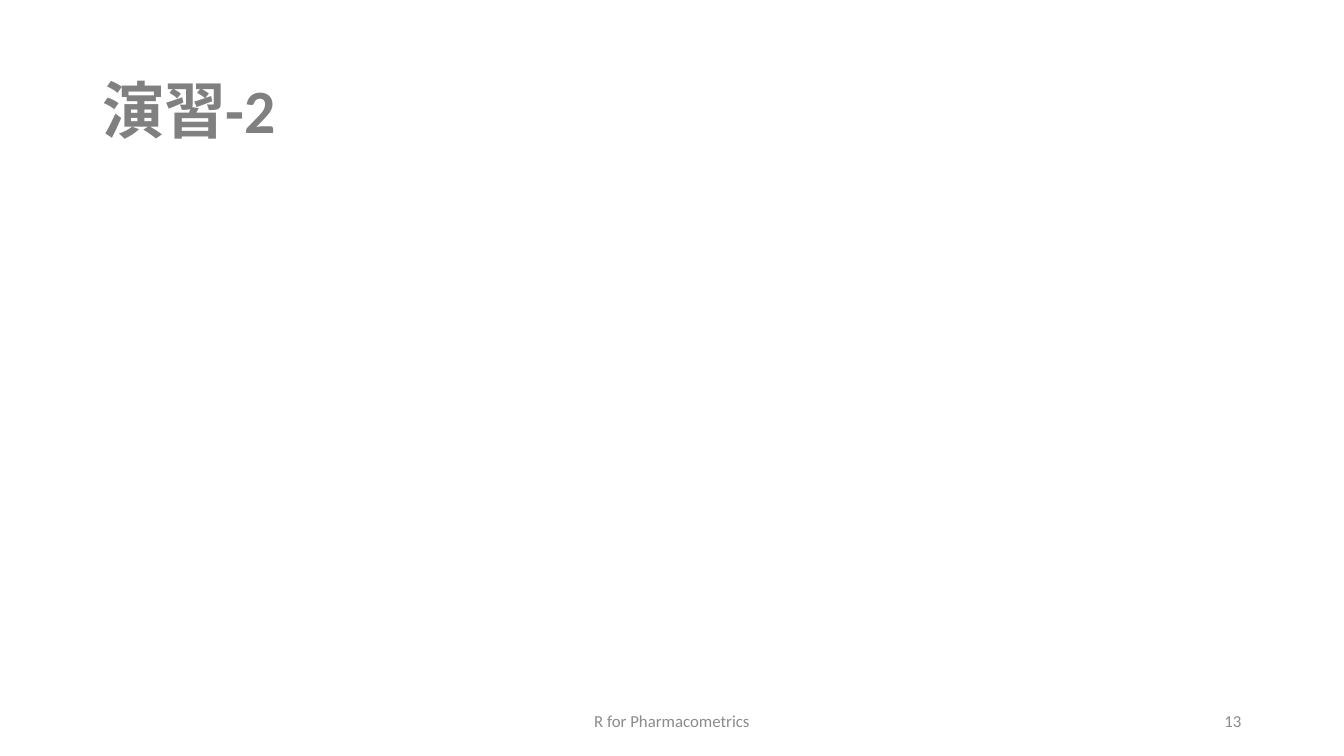
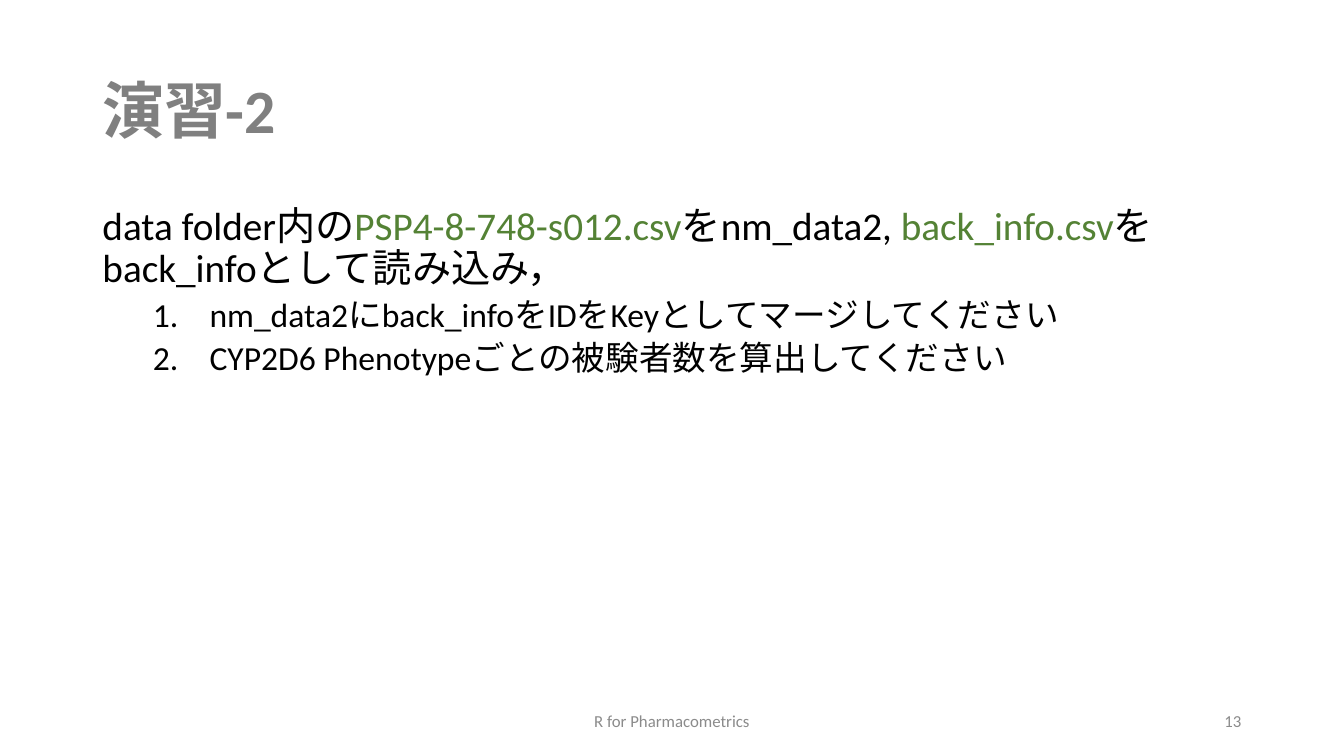
Before and after one commit to MasatoFukae/R-for-PMx, a slide deck: slide 13 of sample/1_data_handling.pptx. Drawn at 1344x756 pixels with LibreOffice and Linux fonts; fonts in the diff are those of the drawing. Boxes give left, top, right and bottom in pixels: in the first picture for what was removed or moved away, otherwise in the second. Text is boxed around its words. In the diff, an @@ line names an element or a change of style, - is before the commit and + after.

```diff
--- a/sample/1_data_handling.pptx
+++ b/sample/1_data_handling.pptx
@@ text added at <box>102,207,1153,376</box>, 28 pt, text #000000 @@
+data folder内のPSP4-8-748-s012.csvをnm_data2, back_info.csvをback_infoとして読み込み，
+  1. nm_data2にback_infoをIDをKeyとしてマージしてください
+  2. CYP2D6 Phenotypeごとの被験者数を算出してください
```
Also in this commit, not shown: 3 other slides changed, 1 other file.
